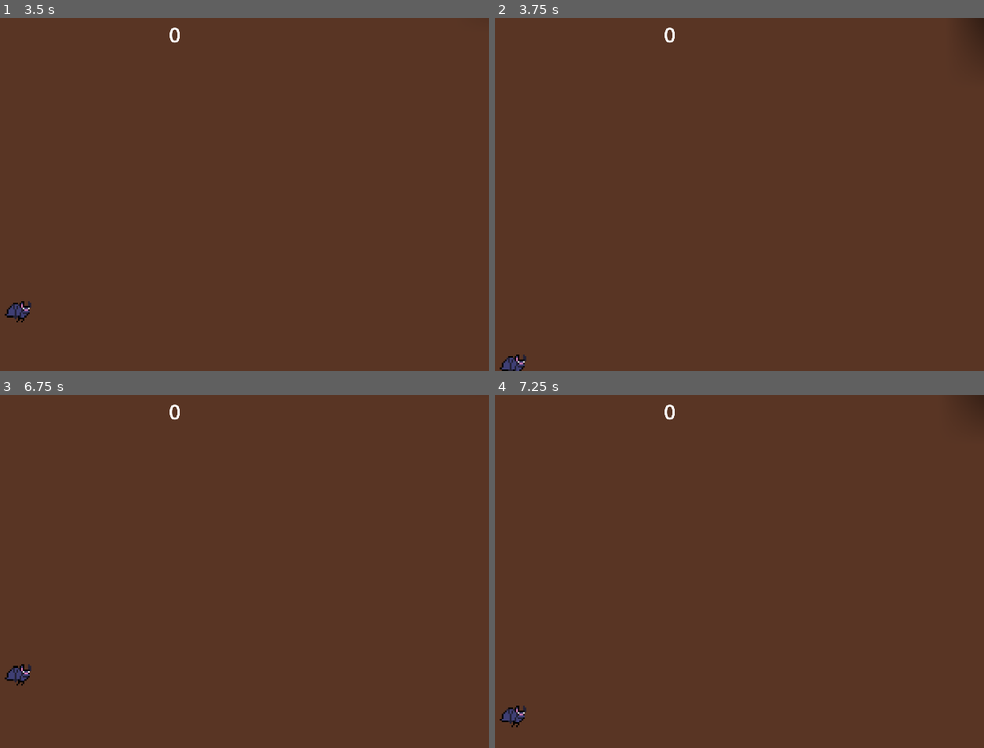
Above: before the commit, frames 1-4 (two rows, left to right).
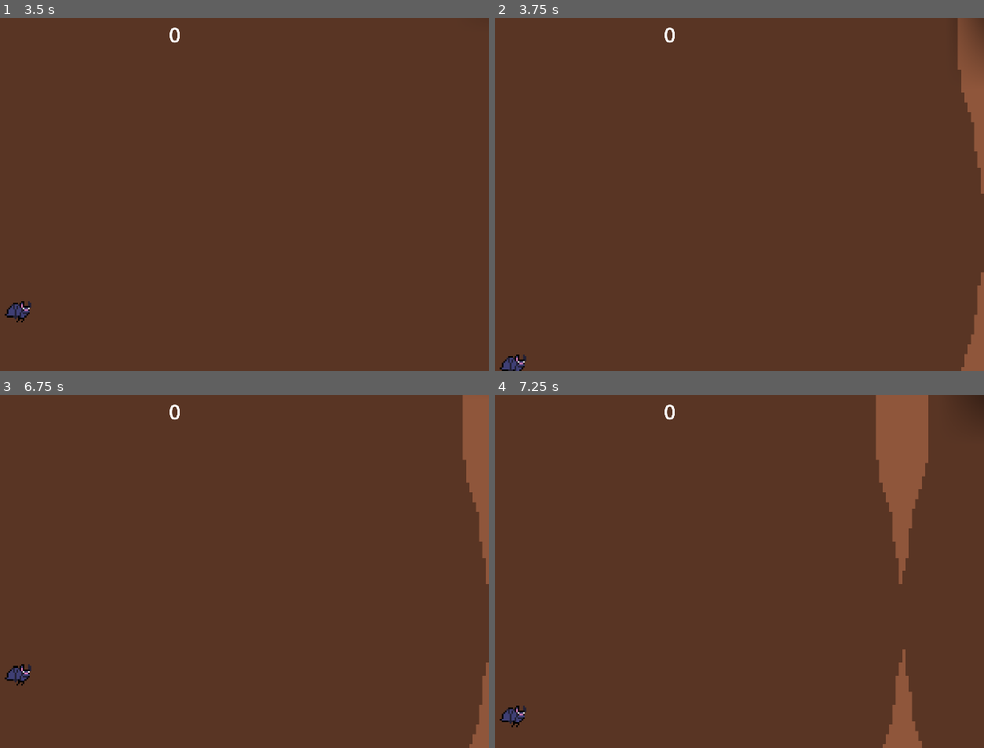
Above: after the commit, the same moments.

Repository: kirjahri/flappy-bat
Game: Godot game, scene res://scenes/main.tscn
Two runs of this game, one before a commit and one after it. Both use one fixed random seed, a clock stepped at 60 frames per second and the inputs below.
Inputs (mouse positions are in pixels of both pictures, inside the frame that each line leads up to):
- Up to frame 1 (3.5 s): move the mouse to (312, 176) at 0.52 s; hold Right mouse button (dive) 0.53-1.28 s; click (312, 176) at 0.77 s; move the mouse to (48, 212) at 1.27 s; right-click (48, 212) at 1.35 s; click (48, 212) at 1.52 s; move the mouse to (239, 116) at 2.02 s; hold Right mouse button (dive) 2.03-2.78 s; move the mouse to (141, 265) at 2.77 s; right-click (141, 265) at 2.85 s; click (141, 265) at 3.02 s
- Up to frame 2 (3.75 s): tap Enter at 3.5 s; move the mouse to (856, 247) at 3.52 s; hold Right mouse button (dive) from 3.53 s (still down)
- Up to frame 3 (6.75 s): click (361, 624) at 3.77 s; move the mouse to (outside the picture) at 4.27 s; release Right mouse button (dive) at 4.28 s; right-click (outside the picture) at 4.35 s; click (outside the picture) at 4.52 s; move the mouse to (205, 571) at 5.02 s; hold Right mouse button (dive) 5.03-5.78 s; move the mouse to (83, 483) at 5.77 s; right-click (83, 483) at 5.85 s; click (83, 483) at 6.02 s; tap Space at 6.5 s; move the mouse to (312, 553) at 6.52 s; hold Right mouse button (dive) from 6.53 s (still down)
- Up to frame 4 (7.25 s): keep holding Right mouse button (dive); click (807, 553) at 6.77 s

Frame 1 is identical in both runs. In frame 2, 2.3% of the frame differs, in the area x 94-100%, y 0-100%; in frame 3, 2.3%; in frame 4, 4.6%, in the area x 77-89%, y 0-100%.
Error before the commit: Invalid access to property or key 'timeout' on a base object of type 'Nil'. (res://scripts/main.gd:47)

Commit message:
fix(main): reassign unassigned variables in editor

Diff:
--- a/scenes/main.tscn
+++ b/scenes/main.tscn
@@ -15,21 +15,21 @@
 [sub_resource type="WorldBoundaryShape2D" id="WorldBoundaryShape2D_sugp2"]
 normal = Vector2(1, 0)
 
-[node name="Main" type="Node" node_paths=PackedStringArray("destroy_area", "timer", "gui", "player")]
+[node name="Main" type="Node" node_paths=PackedStringArray("spawn_timer", "destroy_area", "player", "gui")]
 script = ExtResource("1_0wfyh")
+spawn_timer = NodePath("DripstonesTimer")
 dripstones_scene = ExtResource("2_sugp2")
 destroy_area = NodePath("DripstonesDestroyArea")
-timer = NodePath("DripstonesTimer")
 x = 2120.0
 y_min = 350.0
 y_max = 750.0
 added_speed = 3.0
 orb_scene = ExtResource("3_tefeu")
-spawn_odds = 0.2
+spawn_rate = 0.2
+seconds_restored = 5.0
 added_x_range_max = 300.0
+player = NodePath("Player")
 gui = NodePath("CanvasLayer/GUI")
-player = NodePath("Player")
-seconds_restored = 5.0
 
 [node name="DripstonesTimer" type="Timer" parent="."]
 wait_time = 0.8
